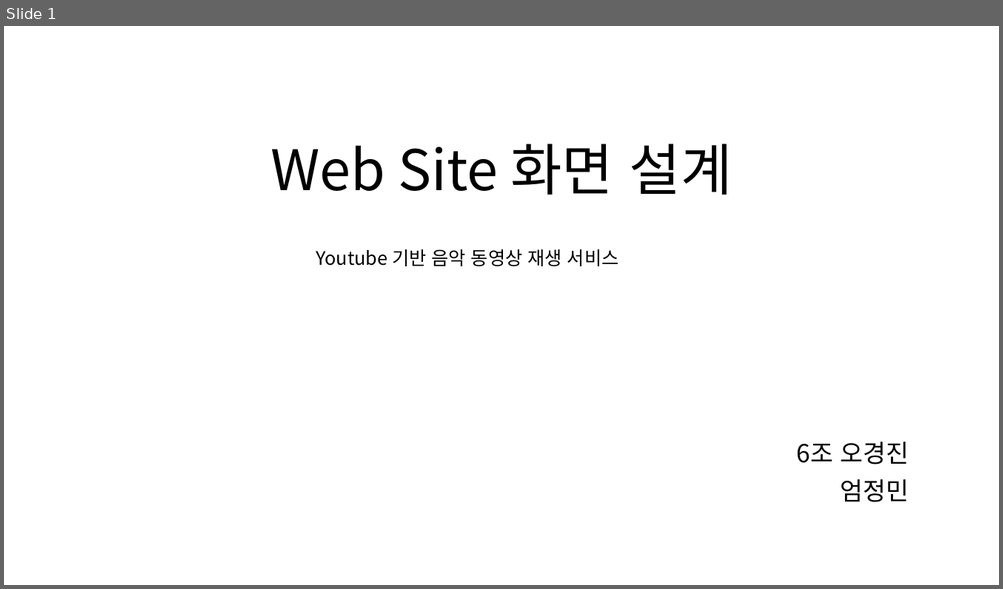
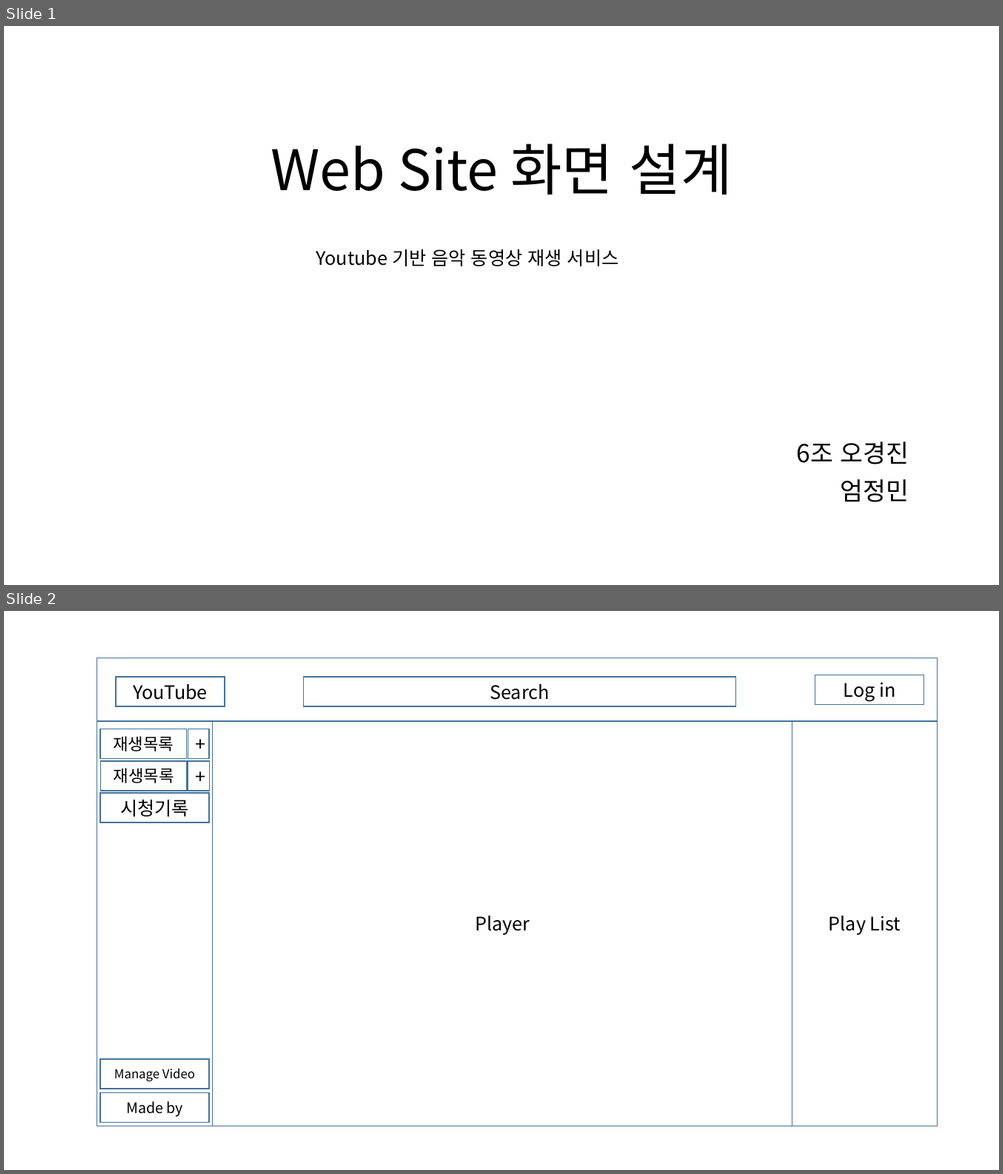
Before and after one commit to kjohhub/website, a slide deck: Web Site GUI Design.pptx. Shown one above the other, each under a label of ours: slide 1 before the commit, slides 1 and 2 after it. The pictures are 1003x589 and 1003x1174 pixels, drawn with LibreOffice and Linux fonts; fonts in the diff are those of the drawing. Boxes give left, top, right and bottom in pixels: in the first picture for what was removed or moved away, otherwise in the second. Text is boxed around its words. In the diff, an @@ line names an element or a change of style, - is before the commit and + after.

```diff
--- a/Web Site GUI Design.pptx
+++ b/Web Site GUI Design.pptx
@@ slide 2 added at (4, 611, 999, 1170), background #FFFFFF @@
@@ rectangle added at (96, 658, 936, 1127), outline #43739E 1 pt @@
@@ rectangle added at (96, 658, 936, 721), outline #43739E 1 pt @@
@@ rectangle added at (116, 677, 225, 706), outline #43739E 1 pt, 18 pt, text #000000 @@
+YouTube
@@ rectangle added at (303, 677, 735, 706), outline #43739E 1 pt, 18 pt, text #000000 @@
+Search
@@ rectangle added at (815, 675, 924, 705), outline #43739E 1 pt, 18 pt, text #000000 @@
+Log in
@@ rectangle added at (96, 721, 212, 1127), outline #43739E 1 pt @@
@@ rectangle added at (213, 721, 793, 1127), outline #43739E 1 pt, 18 pt, text #000000 @@
+Player
@@ rectangle added at (792, 721, 936, 1127), outline #43739E 1 pt, 18 pt, text #000000 @@
+Play List
@@ rectangle added at (100, 729, 187, 759), outline #43739E 1 pt, 16 pt, text #000000 @@
+재생목록
@@ rectangle added at (188, 729, 209, 759), outline #43739E 1 pt, 18 pt, text #000000 @@
++
@@ rectangle added at (100, 761, 187, 791), outline #43739E 1 pt, 16 pt, text #000000 @@
+재생목록
@@ rectangle added at (188, 761, 210, 791), outline #43739E 1 pt, 18 pt, text #000000 @@
++
@@ rectangle added at (100, 793, 209, 823), outline #43739E 1 pt, 18 pt, text #000000 @@
+시청기록
@@ rectangle added at (100, 1059, 209, 1089), outline #43739E 1 pt, 12 pt, text #000000 @@
+Manage Video
@@ rectangle added at (100, 1093, 209, 1123), outline #43739E 1 pt, 14 pt, text #000000 @@
+Made by
```
Also in this commit, not shown: 1 other slide added, 1 slide removed.
